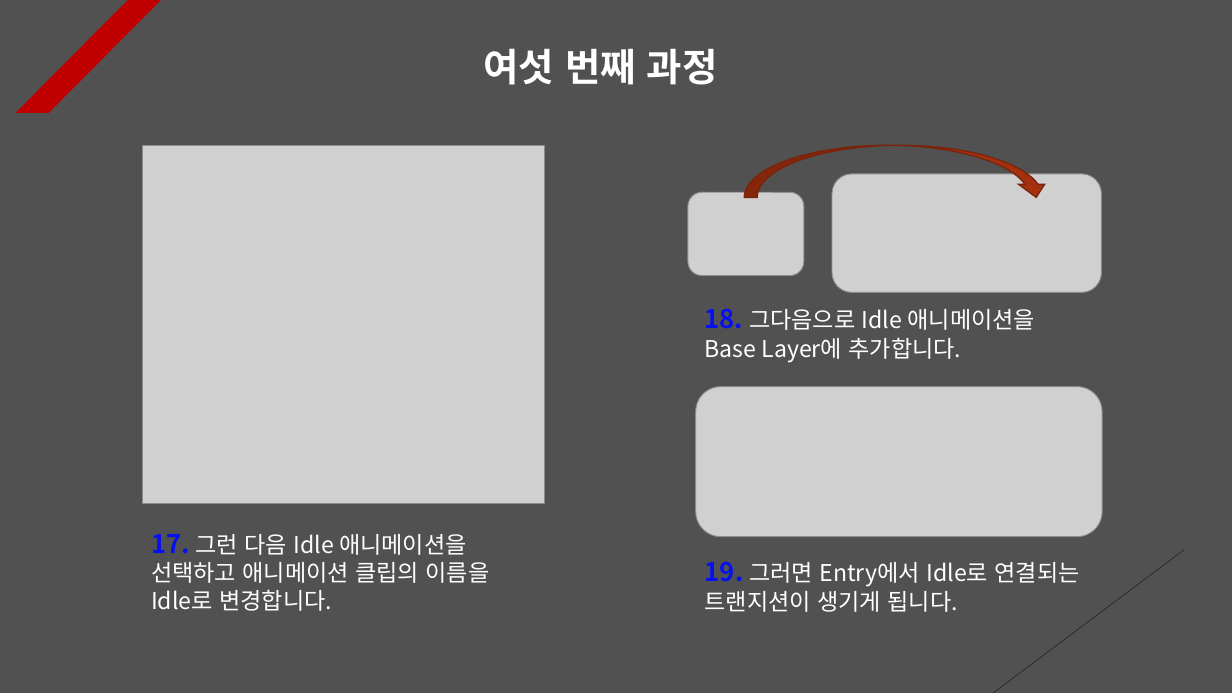
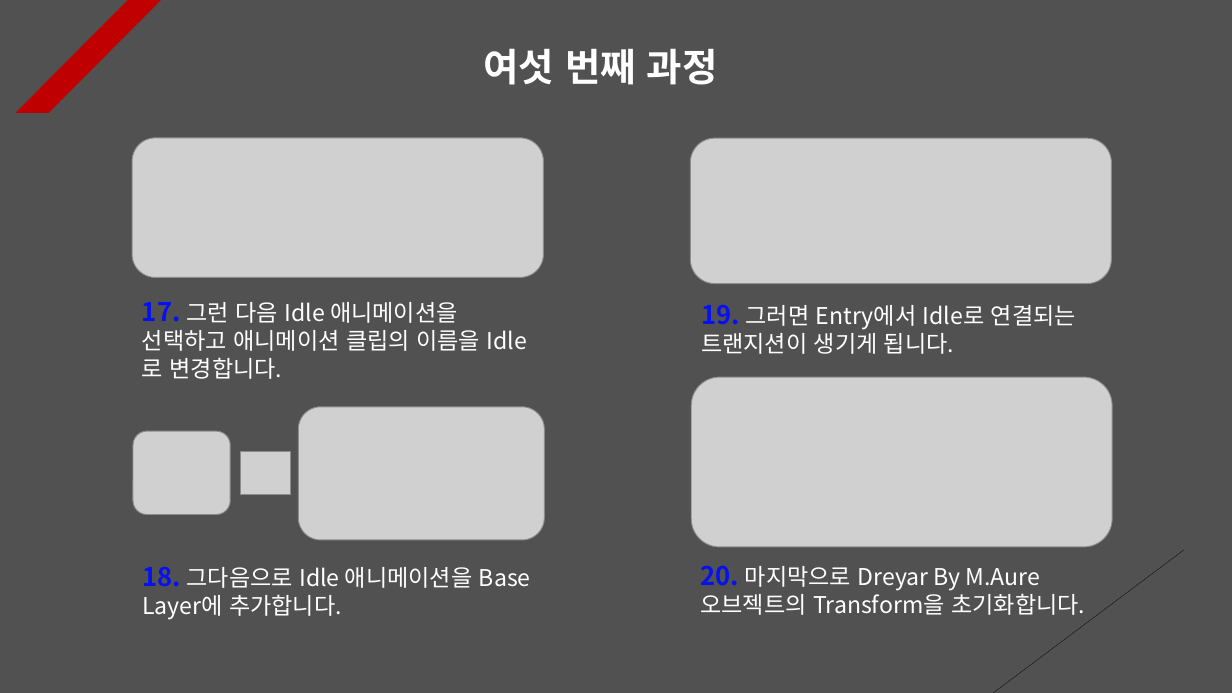
Before and after one commit to Unity2033/3D-UnityEngine, a slide deck: slide 7 of Assets/Class/Animator/PPT Data/Animator Example.pptx. Drawn at 1232x693 pixels with LibreOffice and Linux fonts; fonts in the diff are those of the drawing; grey boxes stand for pictures. Boxes give left, top, right and bottom in pixels: in the first picture for what was removed or moved away, otherwise in the second. Text is boxed around its words. In the diff, an @@ line names an element or a change of style, - is before the commit and + after.

```diff
--- a/Assets/Class/Animator/PPT Data/Animator Example.pptx
+++ b/Assets/Class/Animator/PPT Data/Animator Example.pptx
@@ picture: place and size @@
-picture at <box>142,145,544,504</box>
+picture at <box>132,138,543,277</box>
@@ picture: place and size @@
-picture at <box>696,386,1103,536</box>
+picture at <box>690,139,1112,284</box>
@@ curved down arrow removed at <box>744,145,1049,197</box> @@
@@ text "17. 그런 다음 Idle 애니메이션을 ...": place and size @@
-text "17. 그런 다음 Idle 애니메이션을 ..." at <box>151,534,490,611</box>
+text "17. 그런 다음 Idle 애니메이션을 ..." at <box>142,302,480,379</box>
@@ text "19. 그러면 Entry에서 Idle로 연결되는 ...": place and size @@
-text "19. 그러면 Entry에서 Idle로 연결되는 ..." at <box>705,561,1080,612</box>
+text "19. 그러면 Entry에서 Idle로 연결되는 ..." at <box>701,304,1076,354</box>
@@ picture added at <box>691,377,1113,547</box> @@
@@ picture: place and size @@
-picture at <box>832,174,1102,292</box>
+picture at <box>299,407,544,540</box>
@@ picture: place and size @@
-picture at <box>689,192,804,275</box>
+picture at <box>133,432,230,515</box>
@@ picture added at <box>240,452,290,494</box> @@
@@ text "18. 그다음으로 Idle 애니메이션을 Base ..." rewrapped from <box>705,308,1036,362</box> to <box>142,566,531,619</box> @@
@@ text added at <box>700,565,1085,615</box>, 18 pt, text #FFFFFF @@
+20. 마지막으로 Dreyar By M.Aure 오브젝트의 Transform을 초기화합니다.
```
Also in this commit, not shown: 11 other slides changed, 1 slide added, 1 slide removed, 46 other files.
